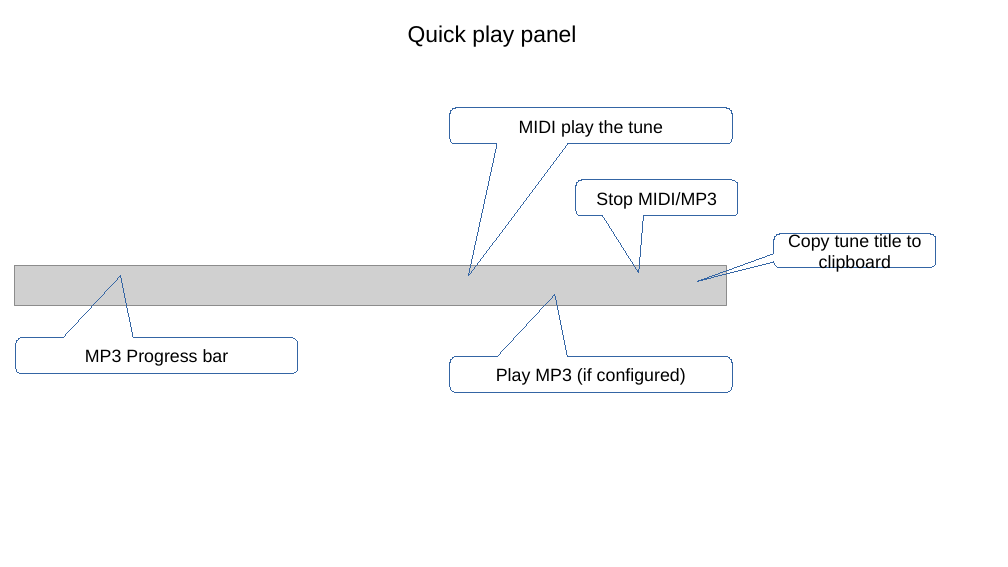
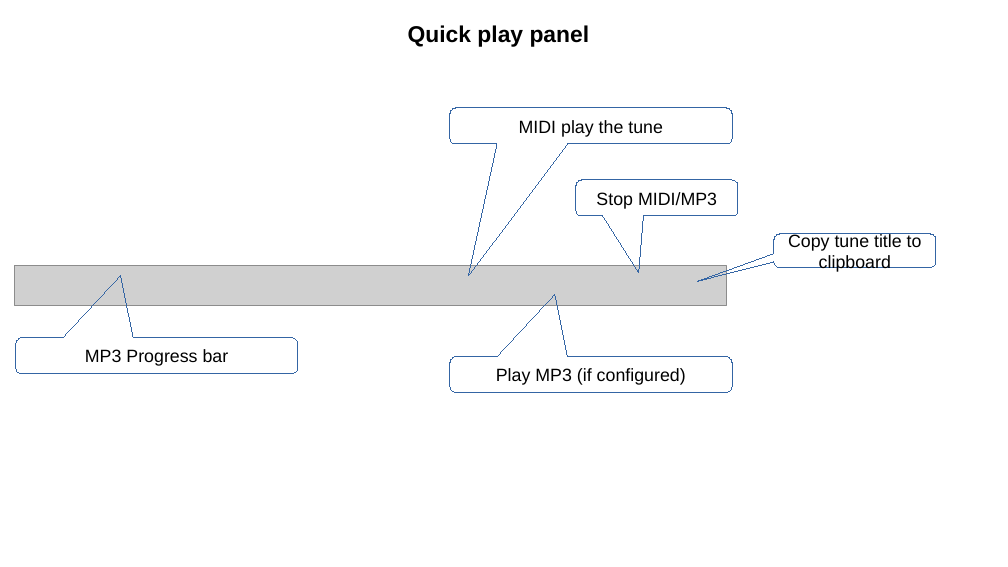
Before and after one commit to py60800/tunedb, a slide deck: slide 4 of doc/Manual.odp. Drawn at 1008x567 pixels with LibreOffice and Linux fonts; fonts in the diff are those of the drawing; grey boxes stand for pictures. Boxes give left, top, right and bottom in pixels: in the first picture for what was removed or moved away, otherwise in the second. Text is boxed around its words. In the diff, an @@ line names an element or a change of style, - is before the commit and + after.

```diff
--- a/doc/Manual.odp
+++ b/doc/Manual.odp
@@ text "Quick play panel" at (408,25,590,47): bold on @@
```
Also in this commit, not shown: 10 other slides changed, 1 slide added, 2 slides removed, 3 other files.
